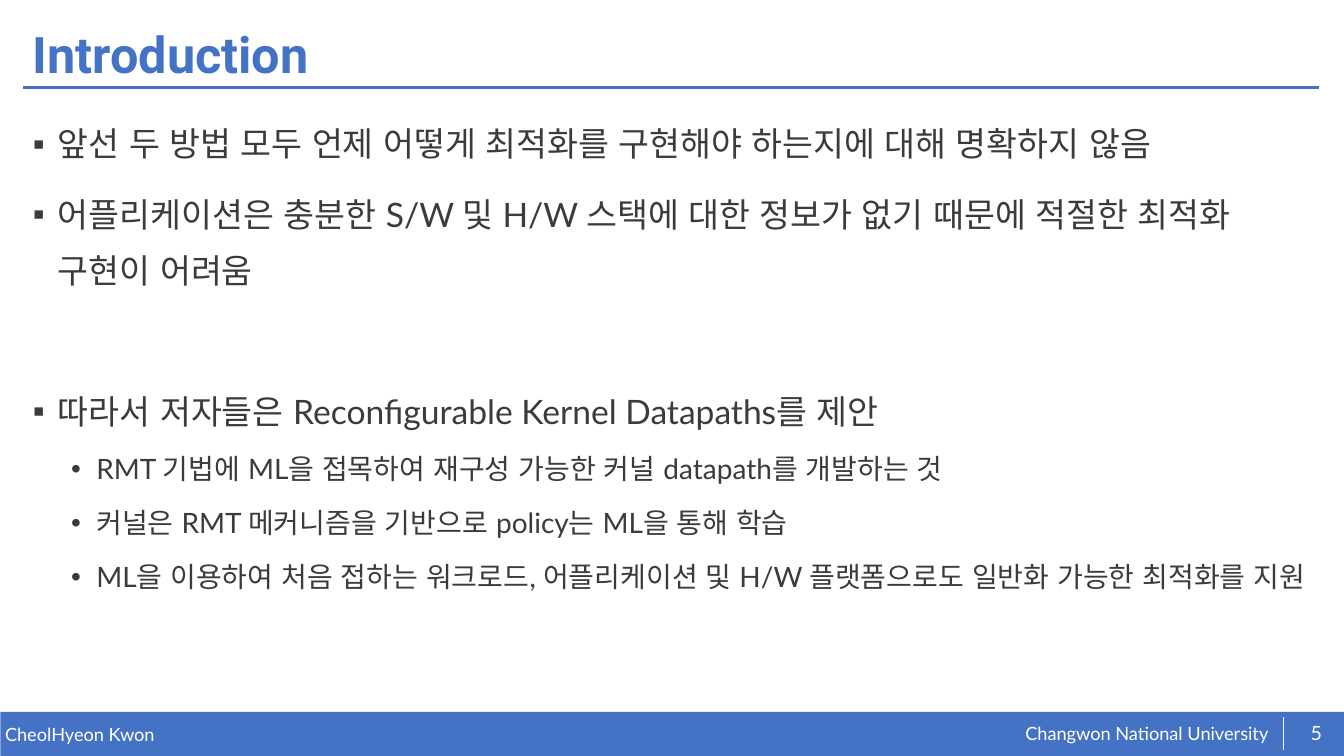
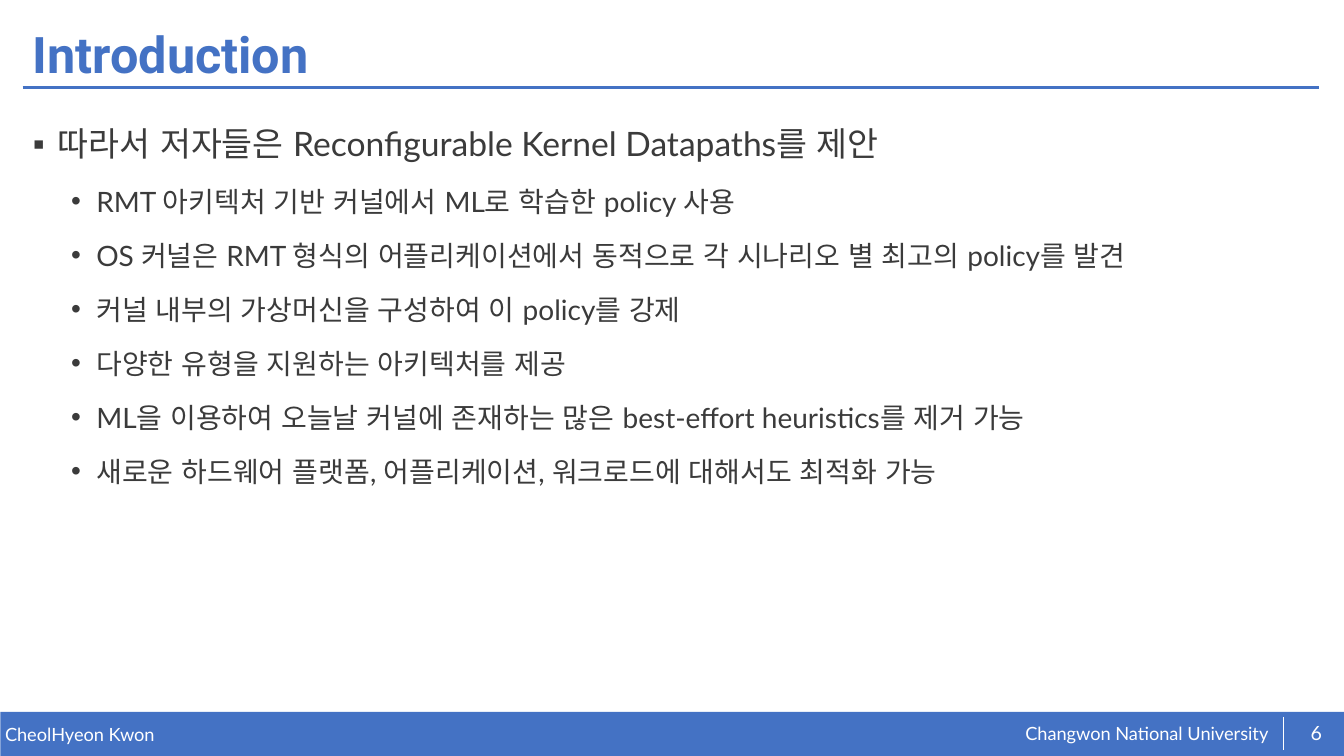
Before and after one commit to kkcchh9999/Studied_in_NOSLab, a slide deck: slide 6 of presentation/Toward Reconfigurable Kernel Datapaths with Learned Optimizations.pptx (slide 5 before the commit). Drawn at 1344x756 pixels with LibreOffice and Linux fonts; fonts in the diff are those of the drawing. Boxes give left, top, right and bottom in pixels: in the first picture for what was removed or moved away, otherwise in the second. Text is boxed around its words. In the diff, an @@ line names an element or a change of style, - is before the commit and + after.

```diff
--- a/presentation/Toward Reconfigurable Kernel Datapaths with Learned Optimizations.pptx
+++ b/presentation/Toward Reconfigurable Kernel Datapaths with Learned Optimizations.pptx
@@ text at [58,128,1231,286]: paragraphs removed @@
-▪ 앞선 두 방법 모두 언제 어떻게 최적화를 구현해야 하는지에 대해 명확하지 않음
-▪ 어플리케이션은 충분한 S/W 및 H/W 스택에 대한 정보가 없기 때문에 적절한 최적화 구현이 어려움
@@ text at [96,188,1126,486]: text changed @@
-  • RMT 기법에 ML을 접목하여 재구성 가능한 커널 datapath를 개발하는 것
-  • 커널은 RMT 메커니즘을 기반으로 policy는 ML을 통해 학습
-  • ML을 이용하여 처음 접하는 워크로드, 어플리케이션 및 H/W 플랫폼으로도 일반화 가능한 최적화를 지원
+  • RMT 아키텍처 기반 커널에서 ML로 학습한 policy 사용
+  • OS 커널은 RMT 형식의 어플리케이션에서 동적으로 각 시나리오 별 최고의 policy를 발견
+  • 커널 내부의 가상머신을 구성하여 이 policy를 강제
+  • 다양한 유형을 지원하는 아키텍처를 제공
+  • ML을 이용하여 오늘날 커널에 존재하는 많은 best-effort heuristics를 제거 가능
+  • 새로운 하드웨어 플랫폼, 어플리케이션, 워크로드에 대해서도 최적화 가능
@@ page number at [1311,726,1322,740]: text changed @@
-5
+6
```
Also in this commit, not shown: 9 other slides changed, 8 slides added.
